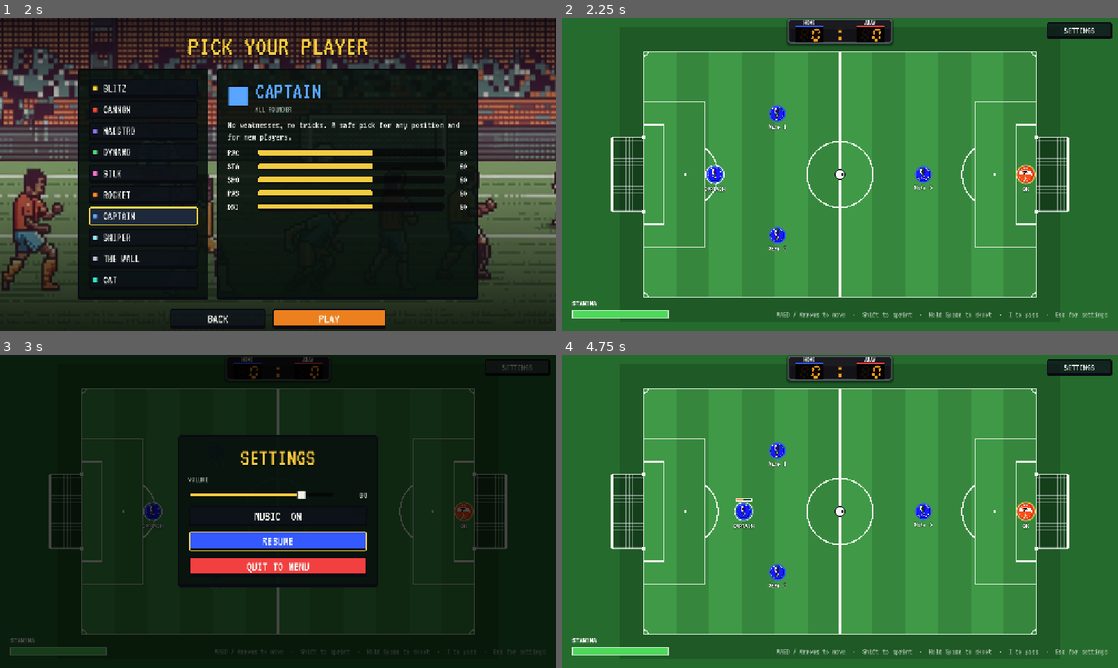
Above: before the commit, frames 1-4 (two rows, left to right).
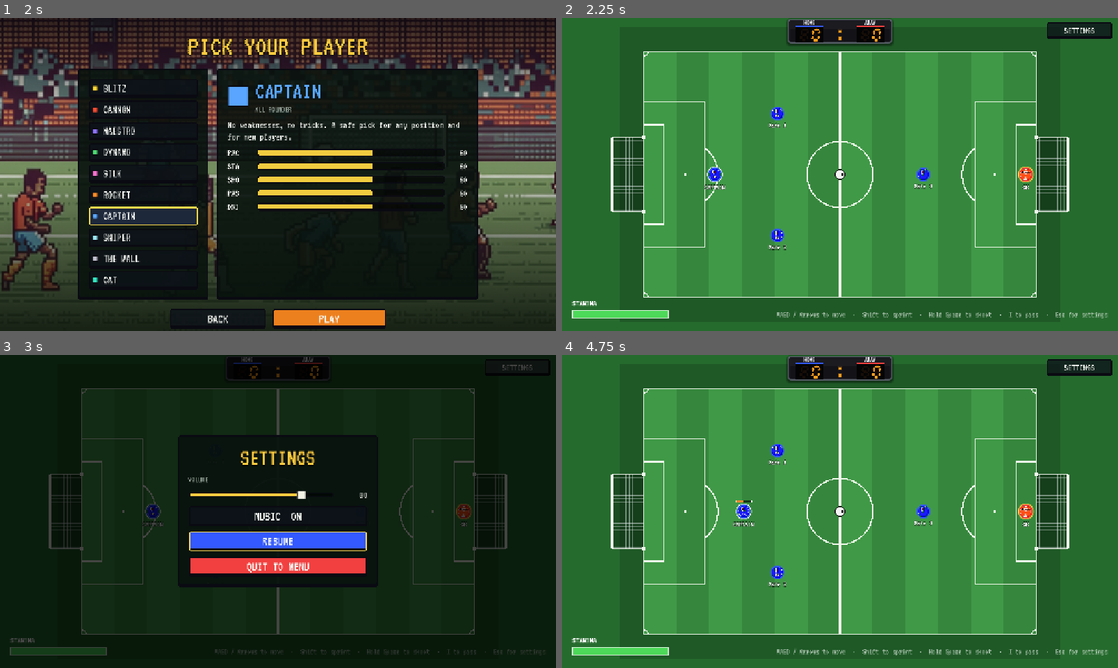
Above: after the commit, the same moments.

Repository: dthanhff318/soccer-war
Game: Godot game, scene res://scenes/boot.tscn
Same seed, same stepped clock (60 frames per second), same inputs: the game is played once before the commit and once after it.
Inputs (mouse positions are in pixels of both pictures, inside the frame that each line leads up to):
- Up to frame 1 (2 s): click "PRACTICE" at 0.5 s; click "FREE PLAY" at 1.25 s
- Up to frame 2 (2.25 s): click "PLAY" at 2 s
- Up to frame 3 (3 s): click "SETTINGS" at 2.75 s
- Up to frame 4 (4.75 s): click "RESUME" at 3.5 s; tap Enter at 4.25 s; move the mouse to (962, 495) at 4.27 s; hold D (move_right) from 4.28 s (still down); hold Space (kick) from 4.28 s (still down); click (962, 495) at 4.42 s

Frame 1 is identical in both runs. In frame 2, 0.8% of the frame differs, in the area x 25-86%, y 27-75%; in frame 3, 0.3%; in frame 4, 0.9%, in the area x 30-86%, y 27-75%.

Commit message:
feat(game): shrink players to 0.8 of their size, body and sprite together

Diff:
--- a/scenes/player.tscn
+++ b/scenes/player.tscn
@@ -4,7 +4,7 @@
 [ext_resource type="Texture2D" uid="uid://c2oaxbhw2ajqi" path="res://assets/field/player/18.png" id="2_sprite"]
 
 [sub_resource type="CircleShape2D" id="CircleShape2D_body"]
-radius = 16.0
+radius = 12.8
 
 [sub_resource type="CircleShape2D" id="CircleShape2D_kick"]
 radius = 38.4
--- a/scripts/game/goalkeeper_ai.gd
+++ b/scripts/game/goalkeeper_ai.gd
@@ -8,7 +8,7 @@
 ## Distance in front of the goal line the keeper stands.
 const LINE_OFFSET := 24.0
 ## Furthest the keeper moves from the centre line (inside the goal area).
-const MAX_OFFSET := MatchRules.GOAL_AREA.y / 2.0 - 16.0
+const MAX_OFFSET := MatchRules.GOAL_AREA.y / 2.0 - Player.BODY_RADIUS
 ## Close enough: no input, so the keeper doesn't jitter around its target.
 const DEADZONE := 4.0
 
--- a/scripts/game/penalty_rules.gd
+++ b/scripts/game/penalty_rules.gd
@@ -9,7 +9,7 @@
 ## Keeper stands just in front of the right goal line, between the posts.
 const KEEPER_X := MatchRules.GOAL_LINE_RIGHT - 18.0
 const KEEPER_Y_RANGE := Vector2(
-	MatchRules.GOAL_MOUTH_TOP + 16.0, MatchRules.GOAL_MOUTH_BOTTOM - 16.0)
+	MatchRules.GOAL_MOUTH_TOP + Player.BODY_RADIUS, MatchRules.GOAL_MOUTH_BOTTOM - Player.BODY_RADIUS)
 ## Shooter starts this far behind the ball, straight in line with the goal.
 const SHOOTER_BACK_OFF := 40.0
 
--- a/scripts/penalty.gd
+++ b/scripts/penalty.gd
@@ -15,7 +15,7 @@
 ## Ball slower than this after the touch counts as stopped.
 const STOPPED_SPEED := 5.0
 ## Keeper "touched" the ball when this close (body + ball radius + a little).
-const KEEPER_TOUCH_DISTANCE := 16.0 + 11.2 + 3.0
+const KEEPER_TOUCH_DISTANCE := Player.BODY_RADIUS + 11.2 + 3.0
 const DOT_SIZE := 14
 
 @export var countdown_seconds: float = 3.0
--- a/scripts/player.gd
+++ b/scripts/player.gd
@@ -40,13 +40,18 @@
 ## Once drained to zero, sprinting stays locked until stamina reaches this.
 @export var exhausted_recover_at: float = 30.0
 
-const RING_RADIUS := 18.0
+## Overall size of a player relative to the original design; the body,
+## ring and sprite below all follow it.
+const SIZE_SCALE := 0.8
+## Collision radius; must match the CircleShape2D in player.tscn.
+const BODY_RADIUS := 16.0 * SIZE_SCALE
+const RING_RADIUS := 18.0 * SIZE_SCALE
 const NAME_FONT_SIZE := 17
 ## How quickly a smoothed prediction correction fades, per second.
 const OFFSET_DECAY := 15.0
 const POWER_BAR_SIZE := Vector2(36, 5)
 ## On-screen size of the shirt sprite, whatever the resolution of its image.
-const SPRITE_SIZE := 33.0
+const SPRITE_SIZE := 33.0 * SIZE_SCALE
 ## Gap between the rings and the power bar above / the name below.
 const LABEL_GAP := 3.0
 const KEEPER_RING_COLOR := Color(1.0, 0.8, 0.25)
--- a/tests/test_ball_pass.gd
+++ b/tests/test_ball_pass.gd
@@ -83,7 +83,8 @@
 	check_eq(ball.velocity, Vector2.ZERO, "stopped")
 	check(not ball.is_pass, "no longer a pass")
 	var gap := receiver.position.x - ball.position.x
-	check(gap > 26.0 and gap < 30.0, "rests against the receiver (gap %.1f)" % gap)
+	var touching := Player.BODY_RADIUS + ball.radius
+	check(gap > touching - 1.0 and gap < touching + 3.0, "rests against the receiver (gap %.1f)" % gap)
 	var resting := ball.position
 	_step(ball, 30)
 	check_eq(ball.position, resting, "stays where it stopped")
@@ -125,8 +126,13 @@
 	_step(ball, 20)
 	check(not ball.is_pass, "wall ends the pass")
 	check(ball.velocity.x < 0.0, "bounced off the wall")
-	_step(ball, 40)
-	check(ball.velocity.x > 0.0, "then bounces off the player like any ball")
+	var bounced := false
+	for i in 60:
+		ball.step(DELTA)
+		if ball.velocity.x > 0.0:
+			bounced = true
+			break
+	check(bounced, "then bounces off the player like any ball")
 	_teardown()
 
 
--- a/tests/test_team_sprites.gd
+++ b/tests/test_team_sprites.gd
@@ -42,3 +42,15 @@
 	check(name_top < half + 20.0, "name close to the feet")
 	player.queue_free()
 	await get_tree().process_frame
+
+
+func test_players_are_drawn_and_collide_at_0_8_of_the_old_size() -> void:
+	check_near(Player.SPRITE_SIZE, 33.0 * 0.8, 0.01, "sprite")
+	check_near(Player.RING_RADIUS, 18.0 * 0.8, 0.01, "ring")
+	check_near(Player.BODY_RADIUS, 16.0 * 0.8, 0.01, "body")
+	var player: Player = PLAYER_SCENE.instantiate()
+	add_child(player)
+	var body: CircleShape2D = player.get_node("Collision").shape
+	check_near(body.radius, Player.BODY_RADIUS, 0.01, "collision matches the drawing")
+	player.queue_free()
+	await get_tree().process_frame
Not shown, changed: export/index.html
Not shown, changed: export/index.pck
